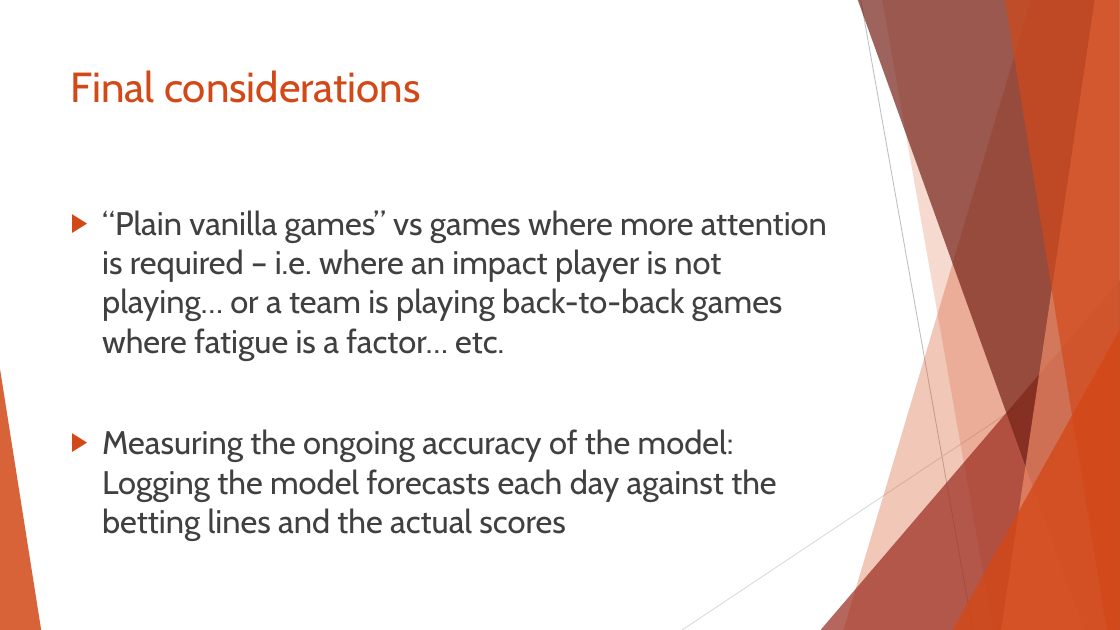
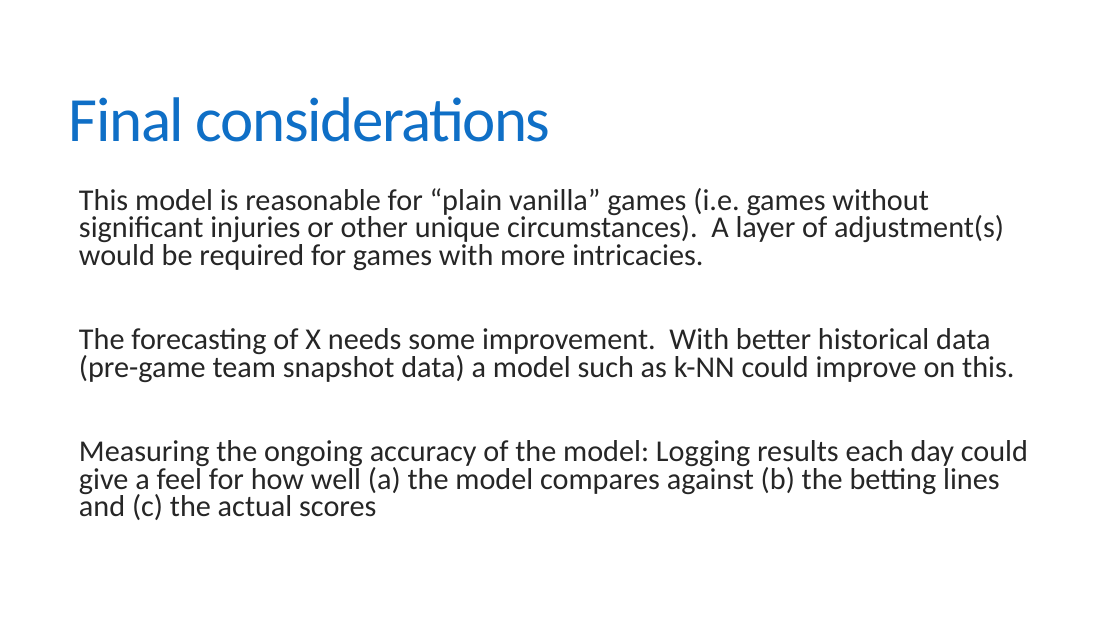
Before and after one commit to dlgoldman/DS-SF-30, a slide deck: slide 11 of final-project/3/Final_Project_3_David_Goldman.pptx. Drawn at 1120x630 pixels with LibreOffice and Linux fonts; fonts in the diff are those of the drawing. Boxes give left, top, right and bottom in pixels: in the first picture for what was removed or moved away, otherwise in the second. Text is boxed around its words. In the diff, an @@ line names an element or a change of style, - is before the commit and + after.

```diff
--- a/final-project/3/Final_Project_3_David_Goldman.pptx
+++ b/final-project/3/Final_Project_3_David_Goldman.pptx
@@ title "Final considerations": place and size @@
-title "Final considerations" at [71,70,420,103]
+title "Final considerations" at [69,97,551,142]
@@ title "Final considerations" at [69,97,551,142]: size 36 to 54 pt, font Cabin to Calibri, text colour #D34817 to #0F6FC6, letter spacing 0 to -1.2 pt; line spacing 1 to 0.85; vertical alignment top to middle @@
@@ text at [79,188,1028,520]: text changed; size 28 to 25.9 pt; font Cabin to Calibri; text colour #404040 to #262626 @@
-▶ “Plain vanilla games” vs games where more attention is required – i.e. where an impact player is not playing… or a team is playing back-to-back games where fatigue is a factor… etc.
-▶ Measuring the ongoing accuracy of the model: Logging the model forecasts each day against the betting lines and the actual scores
+  This model is reasonable for “plain vanilla” games (i.e. games without significant injuries or other unique circumstances). A layer of adjustment(s) would be required for games with more intricacies.
+  The forecasting of X needs some improvement. With better historical data (pre-game team snapshot data) a model such as k-NN could improve on this.
+  Measuring the ongoing accuracy of the model: Logging results each day could give a feel for how well (a) the model compares against (b) the betting lines and (c) the actual scores
@@ group removed at [0,0,1120,630]: 5 freeform shapes, 3 triangles, 2 lines @@
```
Also in this commit, not shown: 10 other slides changed, 2 other files.
